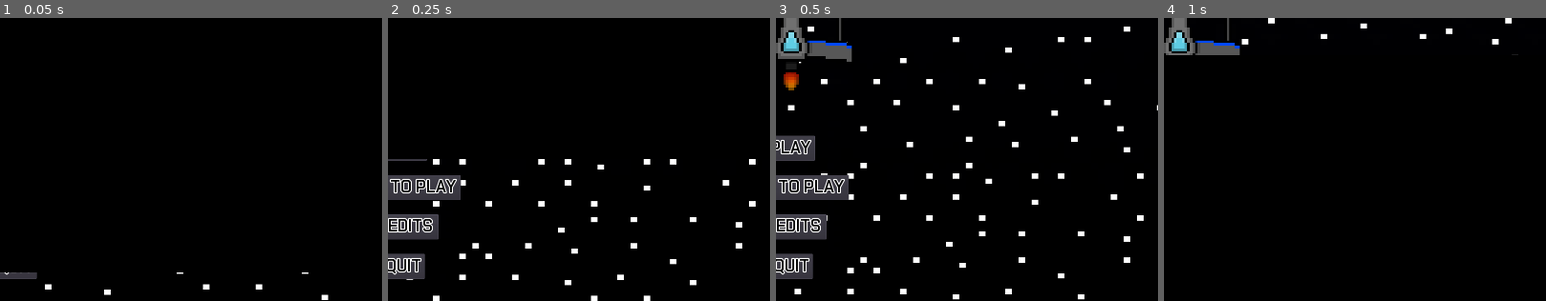
Above: before the commit, frames 1-4 (left to right).
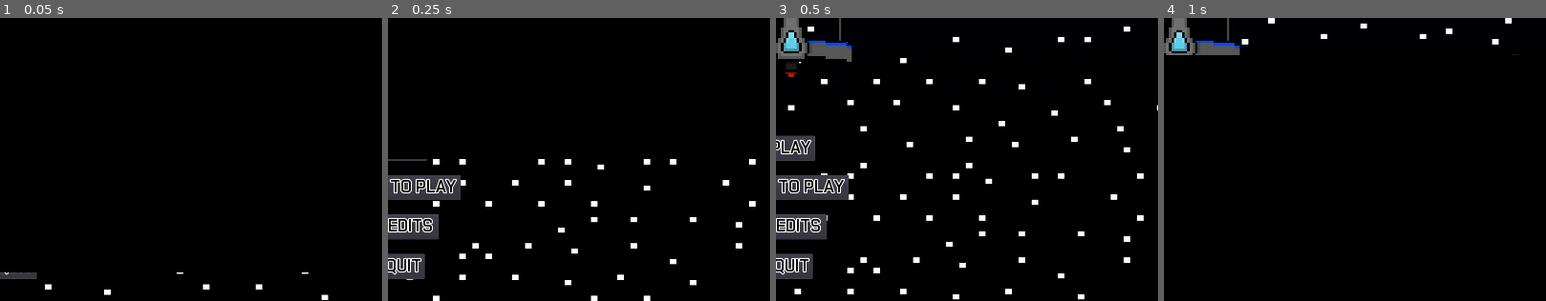
Above: after the commit, the same moments.

Repository: Cecilist/Final-BossFightBulletShooter
Game: Godot game, scene res://Menu/MainMenu.tscn
The game is run twice, just before and just after one commit, with the same random seed, the same clock (stepped at 60 frames per second) and the same inputs.
Inputs:
- Up to frame 1 (0.05 s): no input
- Up to frame 2 (0.25 s): no input
- Up to frame 3 (0.5 s): no input
- Up to frame 4 (1 s): click "PLAY" at 0.5 s
The pictures show only the part of the screen within x 48-98%, y 50-100%; the shares and areas given below are measured in that part.

Frames 1-2 are identical in both runs. In frame 3, 0.2% of the frame differs, in the area x 2-6%, y 19-26%; in frame 4, nothing differs.

Commit message:
Add explosions on bullet impact and player death

Diff:
--- a/project/Boss/Boss.gd
+++ b/project/Boss/Boss.gd
@@ -80,6 +80,7 @@
 		_pattern_counter = 0
 	_pattern_counter += 1
 
+
 func _pattern_3_spinner():
 	if spinners_count < 2:
 		var spinner1: KinematicBody2D = load("res://Boss/Spinner/CannonSpinner.tscn").instance()
@@ -122,5 +123,5 @@
 
 func _on_Area2D_area_entered(area):
 	if area.is_in_group("Player"):
-		area.queue_free()
+		area.remove_bullet()
 		_remaining_boss_health -= 5
--- a/project/Boss/Boss.tscn
+++ b/project/Boss/Boss.tscn
@@ -1,10 +1,11 @@
-[gd_scene load_steps=8 format=2]
+[gd_scene load_steps=9 format=2]
 
 [ext_resource path="res://Boss/standard.png" type="Texture" id=1]
 [ext_resource path="res://Boss/Boss.gd" type="Script" id=2]
 [ext_resource path="res://Boss/Boss Shooting.wav" type="AudioStream" id=3]
 [ext_resource path="res://Boss/left.png" type="Texture" id=4]
 [ext_resource path="res://Boss/right.png" type="Texture" id=5]
+[ext_resource path="res://Explosion/Explosion.tscn" type="PackedScene" id=6]
 
 [sub_resource type="SpriteFrames" id=1]
 animations = [ {
@@ -142,6 +143,8 @@
 one_shot = true
 autostart = true
 
+[node name="Explosion" parent="." instance=ExtResource( 6 )]
+
 [connection signal="area_entered" from="Area2D" to="." method="_on_Area2D_area_entered"]
 [connection signal="timeout" from="BossShotTimer" to="." method="_on_BossShotTimer_timeout"]
 [connection signal="timeout" from="PatternSwitcher" to="." method="_on_PatternSwitcher_timeout"]
--- a/project/Boss/BossBullet.gd
+++ b/project/Boss/BossBullet.gd
@@ -3,7 +3,19 @@
 
 
 var _speed = 100
+var _bullet_hit : bool = false
 
 func _process(delta):
 	#if get_parent().is_paused == false:
 	position += transform.x * _speed * delta
+
+
+func remove_bullet():
+	_bullet_hit = true
+	$boss_default.visible = false
+	$Explosion.explode()
+	$DespawnTimer.start()
+
+
+func _on_DespawnTimer_timeout():
+	self.queue_free()
--- a/project/Boss/BossBullet.tscn
+++ b/project/Boss/BossBullet.tscn
@@ -1,7 +1,8 @@
-[gd_scene load_steps=4 format=2]
+[gd_scene load_steps=5 format=2]
 
 [ext_resource path="res://Boss/BossBullet.gd" type="Script" id=1]
 [ext_resource path="res://Boss/BossBullet.png" type="Texture" id=2]
+[ext_resource path="res://Explosion/Explosion.tscn" type="PackedScene" id=3]
 
 [sub_resource type="CapsuleShape2D" id=1]
 radius = 5.44323
@@ -16,3 +17,10 @@
 [node name="CollisionShape2D" type="CollisionShape2D" parent="."]
 position = Vector2( -0.35244, 1.58598 )
 shape = SubResource( 1 )
+
+[node name="Explosion" parent="." instance=ExtResource( 3 )]
+
+[node name="DespawnTimer" type="Timer" parent="."]
+wait_time = 0.75
+
+[connection signal="timeout" from="DespawnTimer" to="." method="_on_DespawnTimer_timeout"]
--- /dev/null
+++ b/project/Explosion/Explosion.gd
@@ -0,0 +1,6 @@
+class_name Explosion
+extends Node2D
+
+
+func explode():
+	$ExplosionParticles.emitting = true
--- /dev/null
+++ b/project/Explosion/Explosion.tscn
@@ -0,0 +1,39 @@
+[gd_scene load_steps=5 format=2]
+
+[ext_resource path="res://Explosion/Explosion.gd" type="Script" id=1]
+
+[sub_resource type="Curve" id=1]
+min_value = -200.0
+max_value = 400.0
+_data = [ Vector2( 0, 400 ), 0.0, 0.0, 0, 0, Vector2( 0.215116, 12.7273 ), -1114.09, -1114.09, 0, 0, Vector2( 1, -200 ), 0.0, 0.0, 0, 0 ]
+
+[sub_resource type="Curve" id=2]
+max_value = 2.5
+_data = [ Vector2( 0, 2.46875 ), 0.0, 0.0, 0, 0, Vector2( 1, 0.536932 ), -1.13158, 0.0, 0, 0 ]
+
+[sub_resource type="Gradient" id=3]
+offsets = PoolRealArray( 0, 0.147651, 0.630872, 0.993289 )
+colors = PoolColorArray( 1, 0.887318, 0.574219, 1, 0.928223, 0.829843, 0.261063, 1, 0.959473, 0.281008, 0.0899506, 1, 1, 0, 0, 1 )
+
+[node name="Explosion" type="Node2D"]
+script = ExtResource( 1 )
+
+[node name="ExplosionParticles" type="CPUParticles2D" parent="."]
+emitting = false
+amount = 200
+lifetime = 0.5
+one_shot = true
+explosiveness = 0.5
+emission_shape = 1
+emission_sphere_radius = 2.0
+spread = 180.0
+gravity = Vector2( 0, 0 )
+initial_velocity = 50.0
+initial_velocity_random = 0.5
+linear_accel = 100.0
+linear_accel_random = 0.2
+linear_accel_curve = SubResource( 1 )
+scale_amount = 2.0
+scale_amount_random = 1.0
+scale_amount_curve = SubResource( 2 )
+color_ramp = SubResource( 3 )
--- a/project/Level/Level.gd
+++ b/project/Level/Level.gd
@@ -47,6 +47,7 @@
 
 	$Overlay/HUD/PlayerHUD/PlayerHealth.scale.x = 2.25 * $Player.player_health_percent
 	if $Player.player_health_percent == 0:
+		$Player.player_death()
 		show_game_over()
 
 	$Overlay/HUD/BossHUD/BossHealth.scale.x = 2.25 * $Boss.boss_health_percent
--- a/project/Menu/MainMenu.tscn
+++ b/project/Menu/MainMenu.tscn
@@ -75,6 +75,7 @@
 scale = Vector2( 0.5, 0.5 )
 frames = SubResource( 2 )
 animation = "flying"
+frame = 2
 playing = true
 
 [node name="TitleShipSprite" type="AnimatedSprite" parent="."]
--- a/project/Player/Player.gd
+++ b/project/Player/Player.gd
@@ -1,8 +1,6 @@
 class_name Player
 extends KinematicBody2D
 
-
-signal health_changed
 
 export var player_health: float = 100.0
 export var player_movement_speed: int = 250
@@ -21,6 +19,7 @@
 var _is_fire_rate_ability_active:bool = false
 var _is_evade_ability_ready:bool  = true
 var _evade_direction := "left"
+var _exploded := false
 
 
 func _physics_process(_delta):
@@ -33,7 +32,7 @@
 	#  keys are pressed
 	_ship_velocity = Vector2(0,0)
 
-	if is_paused == false:
+	if is_paused == false and _remaining_player_health > 0:
 		$InvulnerabilityTimer.paused = false
 		$PlayerShotTimer.paused = false
 		$FireRateTimer.paused = false
@@ -114,6 +113,14 @@
 	$PlayerShotTimer.start()
 
 
+func player_death():
+	if _exploded == false:
+		$Explosion.explode()
+		$ShipSprite.visible = false
+		$ExhaustSprite.visible = false
+		_exploded = true
+
+
 # Doubles the player's fire rate for the duration of the FireRateTimer
 func _fire_rate_ability():
 	$PlayerShotTimer.wait_time = 0.2
@@ -123,12 +130,11 @@
 
 func _on_Hitbox_area_entered(area):
 	if _is_player_invulnerable == false:
-		area.queue_free()
+		area.remove_bullet()
 		_remaining_player_health -= 10
 		_is_player_invulnerable = true
 		$ShipSprite.play("damaged")
 		$InvulnerabilityTimer.start()
-		emit_signal("health_changed")
 
 
 func _on_InvulnerabilityTimer_timeout():
--- a/project/Player/Player.tscn
+++ b/project/Player/Player.tscn
@@ -6,6 +6,7 @@
 [ext_resource path="res://Player/Ship_Exhaust_3.png" type="Texture" id=4]
 [ext_resource path="res://Player/Player_Ship_Damaged.png" type="Texture" id=5]
 [ext_resource path="res://Player/Ship_Exhaust_1.png" type="Texture" id=6]
+[ext_resource path="res://Explosion/Explosion.tscn" type="PackedScene" id=7]
 [ext_resource path="res://Player/Player Shooting.wav" type="AudioStream" id=8]
 
 [sub_resource type="SpriteFrames" id=1]
@@ -141,6 +142,9 @@
 anims/EvadeFadeIn = SubResource( 4 )
 anims/EvadeFadeOut = SubResource( 5 )
 
+[node name="Explosion" parent="." instance=ExtResource( 7 )]
+scale = Vector2( 20, 20 )
+
 [connection signal="area_entered" from="Hitbox" to="." method="_on_Hitbox_area_entered"]
 [connection signal="timeout" from="InvulnerabilityTimer" to="." method="_on_InvulnerabilityTimer_timeout"]
 [connection signal="timeout" from="PlayerShotTimer" to="." method="_on_PlayerShotTimer_timeout"]
--- a/project/Player/PlayerBullet.gd
+++ b/project/Player/PlayerBullet.gd
@@ -1,7 +1,19 @@
 class_name PlayerBullet
 extends Area2D
 
+var _bullet_hit : bool = false
 
 func _physics_process(_delta):
-	if get_parent().is_paused == false:
+	if get_parent().is_paused == false and _bullet_hit == false:
 		position.y -= 10
+
+
+func remove_bullet():
+	_bullet_hit = true
+	$Sprite.visible = false
+	$Explosion.explode()
+	$DespawnTimer.start()
+
+
+func _on_DespawnTimer_timeout():
+	self.queue_free()
--- a/project/Player/PlayerBullet.tscn
+++ b/project/Player/PlayerBullet.tscn
@@ -1,7 +1,8 @@
-[gd_scene load_steps=4 format=2]
+[gd_scene load_steps=5 format=2]
 
 [ext_resource path="res://Player/PlayerBullet.png" type="Texture" id=1]
 [ext_resource path="res://Player/PlayerBullet.gd" type="Script" id=2]
+[ext_resource path="res://Explosion/Explosion.tscn" type="PackedScene" id=3]
 
 [sub_resource type="CapsuleShape2D" id=1]
 radius = 3.23469
@@ -19,3 +20,10 @@
 
 [node name="CollisionShape2D" type="CollisionShape2D" parent="."]
 shape = SubResource( 1 )
+
+[node name="Explosion" parent="." instance=ExtResource( 3 )]
+
+[node name="DespawnTimer" type="Timer" parent="."]
+one_shot = true
+
+[connection signal="timeout" from="DespawnTimer" to="." method="_on_DespawnTimer_timeout"]
--- a/project/project.godot
+++ b/project/project.godot
@@ -28,6 +28,11 @@
 "class": "Credits",
 "language": "GDScript",
 "path": "res://Menu/Credits.gd"
+}, {
+"base": "Node2D",
+"class": "Explosion",
+"language": "GDScript",
+"path": "res://Explosion/Explosion.gd"
 }, {
 "base": "Node2D",
 "class": "Instructions",
@@ -74,6 +79,7 @@
 "BossBullet": "",
 "CannonSpinner": "",
 "Credits": "",
+"Explosion": "",
 "Instructions": "",
 "Level": "",
 "MainMenu": "",
Not shown: 1 places in project/Player/Player.tscn that only renumber resources
